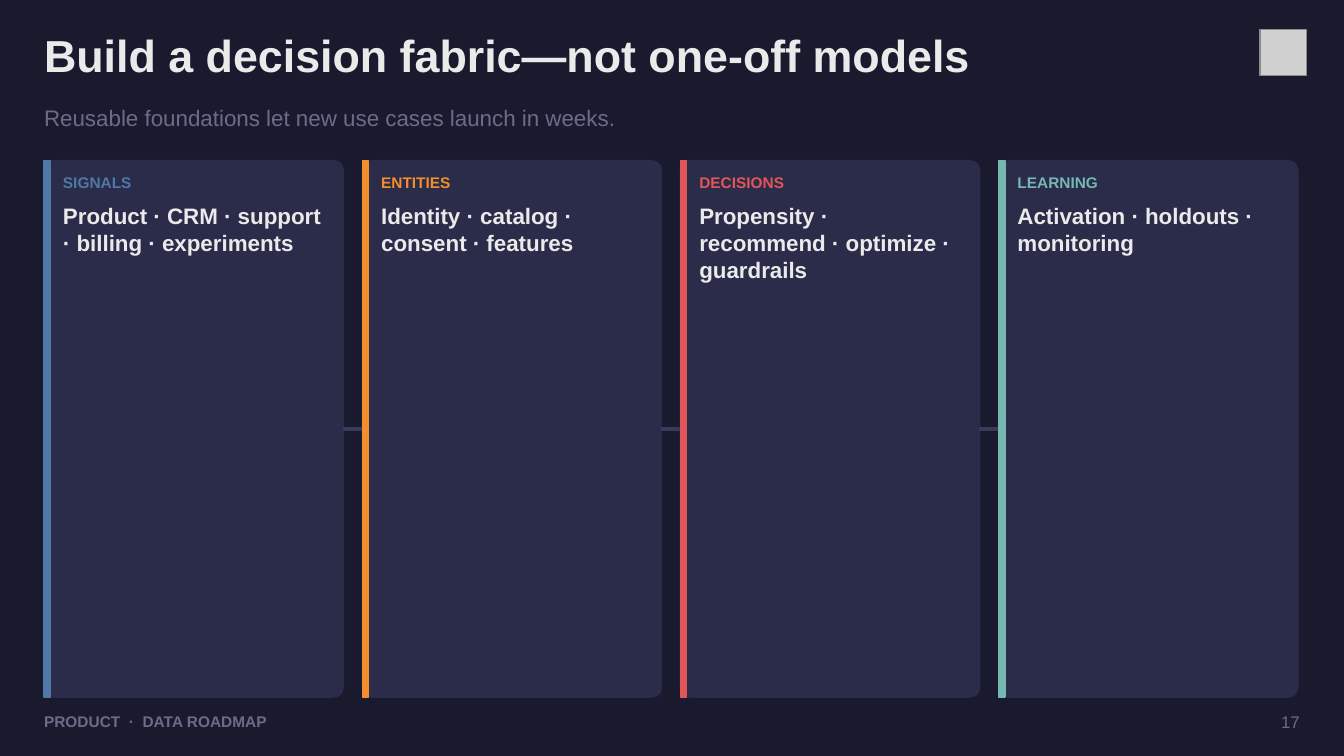
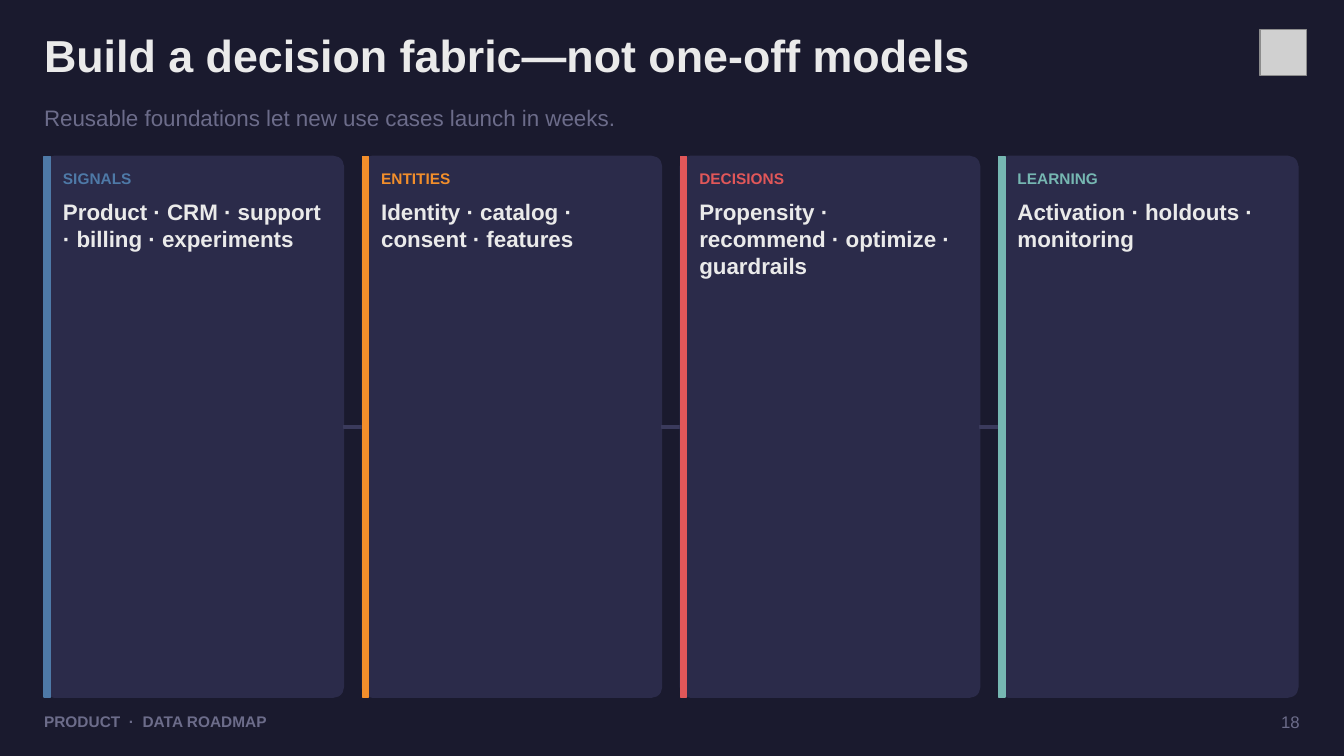
Before and after one commit to dhanesh123in/ppt-gen, a slide deck: slide 18 of examples/demo.pptx (slide 17 before the commit). Drawn at 1344x756 pixels with LibreOffice and Linux fonts; fonts in the diff are those of the drawing; grey boxes stand for pictures. Boxes give left, top, right and bottom in pixels: in the first picture for what was removed or moved away, otherwise in the second. Text is boxed around its words. In the diff, an @@ line names an element or a change of style, - is before the commit and + after.

```diff
--- a/examples/demo.pptx
+++ b/examples/demo.pptx
@@ rounded rectangle: place and size @@
-rounded rectangle at box(44, 160, 344, 697)
+rounded rectangle at box(44, 156, 344, 697)
@@ rectangle: place and size @@
-rectangle at box(44, 160, 50, 697)
+rectangle at box(44, 156, 50, 697)
@@ rounded rectangle: place and size @@
-rounded rectangle at box(362, 160, 661, 697)
+rounded rectangle at box(362, 156, 661, 697)
@@ rectangle: place and size @@
-rectangle at box(362, 160, 368, 697)
+rectangle at box(362, 156, 368, 697)
@@ rounded rectangle: place and size @@
-rounded rectangle at box(681, 160, 980, 697)
+rounded rectangle at box(681, 156, 980, 697)
@@ rectangle: place and size @@
-rectangle at box(681, 160, 687, 697)
+rectangle at box(681, 156, 687, 697)
@@ rounded rectangle: place and size @@
-rounded rectangle at box(999, 160, 1299, 697)
+rounded rectangle at box(999, 156, 1299, 697)
@@ rectangle: place and size @@
-rectangle at box(999, 160, 1005, 697)
+rectangle at box(999, 156, 1005, 697)
@@ 4 texts: place and size @@
-4 texts at box(63, 177, 1097, 188)
+4 texts at box(63, 173, 1097, 184)
@@ text "Product · CRM · support ...": place and size @@
-text "Product · CRM · support ..." at box(63, 207, 321, 256)
+text "Product · CRM · support ..." at box(63, 203, 321, 252)
@@ text "Identity · catalog · consent ...": place and size @@
-text "Identity · catalog · consent ..." at box(381, 207, 573, 251)
+text "Identity · catalog · consent ..." at box(381, 203, 573, 247)
@@ text "Propensity · recommend · optimize ...": place and size @@
-text "Propensity · recommend · optimize ..." at box(699, 207, 937, 283)
+text "Propensity · recommend · optimize ..." at box(699, 203, 937, 279)
@@ text "Activation · holdouts · monitoring": place and size @@
-text "Activation · holdouts · monitoring" at box(1017, 207, 1239, 256)
+text "Activation · holdouts · monitoring" at box(1017, 203, 1239, 252)
@@ text at box(1281, 716, 1300, 728): text changed @@
-17
+18
```
Also in this commit, not shown: 20 other slides changed, 1 slide added, 19 other files.
